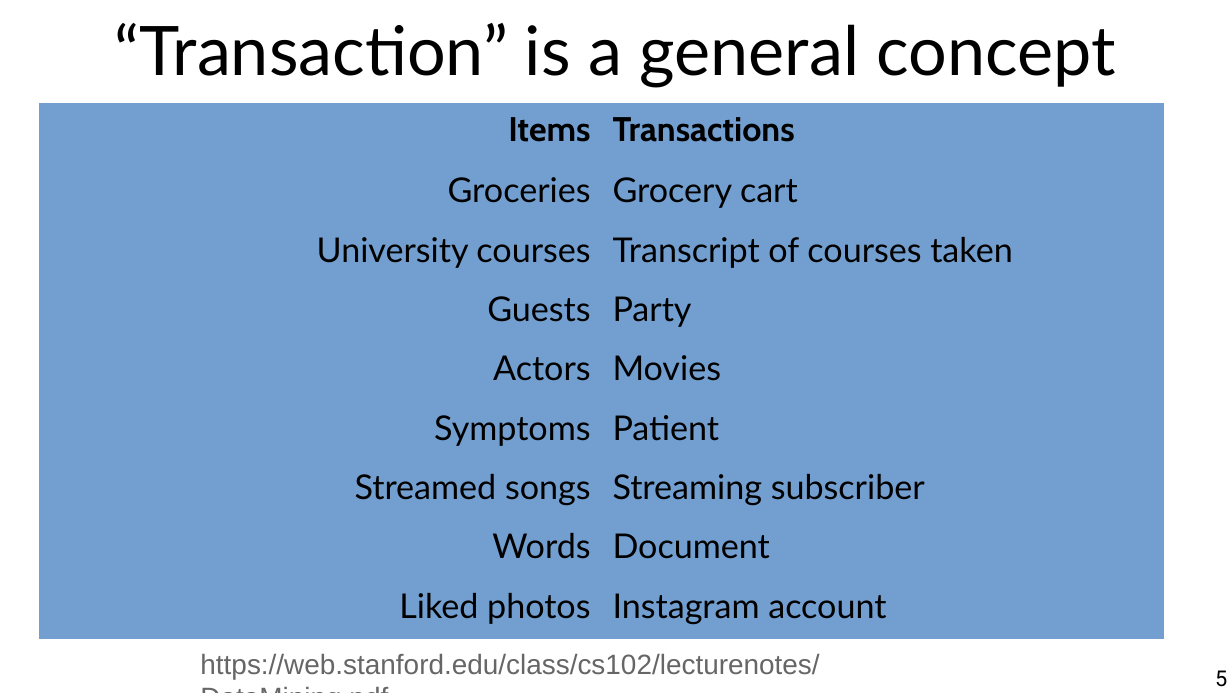
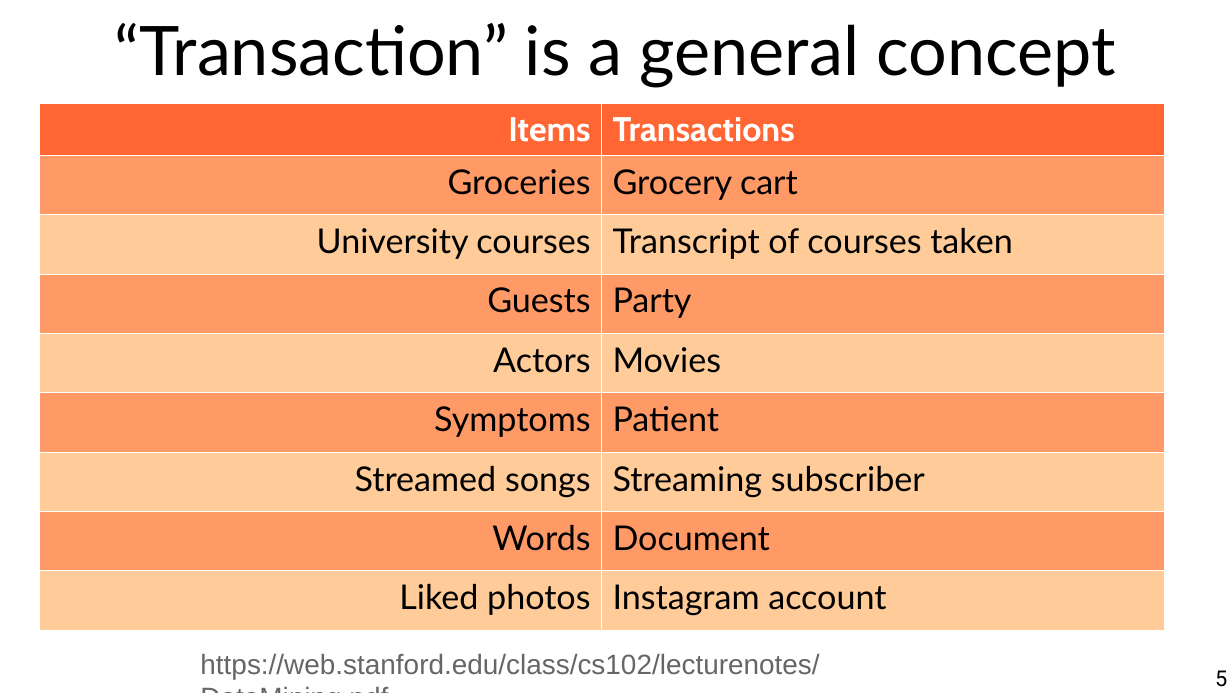
Before and after one commit to marco-calautti/data-mining-course, a slide deck: slide 5 of theory/odp/tt11_itemsets.odp. Drawn at 1232x693 pixels with LibreOffice and Linux fonts; fonts in the diff are those of the drawing. Boxes give left, top, right and bottom in pixels: in the first picture for what was removed or moved away, otherwise in the second. Text is boxed around its words. In the diff, an @@ line names an element or a change of style, - is before the commit and + after.

```diff
--- a/theory/odp/tt11_itemsets.odp
+++ b/theory/odp/tt11_itemsets.odp
@@ table at <box>39,103,1165,639</box> @@
@@ fill #729FCF to #FF6633 in row 1 @@
@@ fill #729FCF to #FF9966 in 8 cells @@
@@ fill #729FCF to #FFCC99 in 8 cells @@
@@ text colour #000000 to #FFFFFF in "Items", "Transactions" @@
@@ borders changed @@
```
Also in this commit, not shown: 9 other slides changed, 7 other files.
